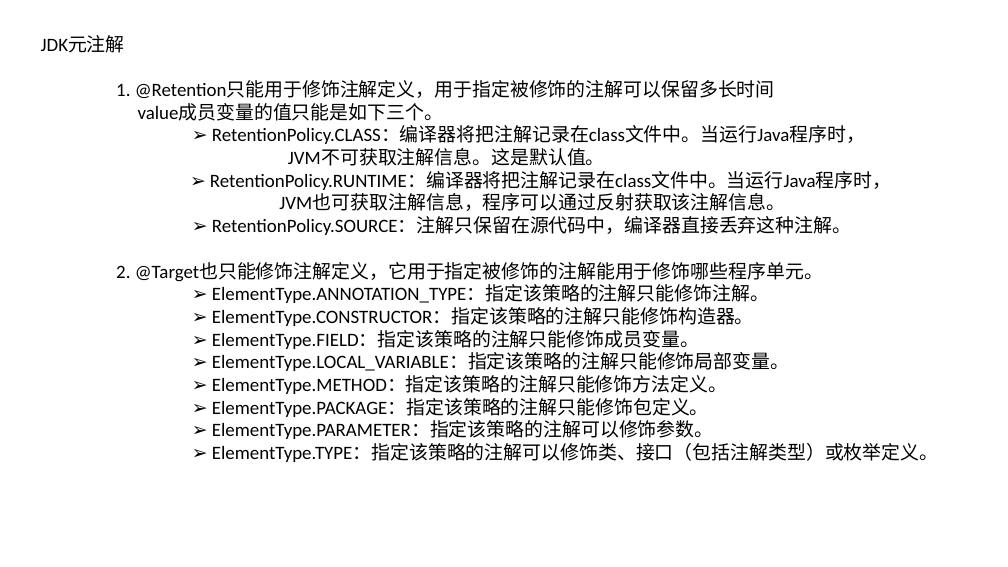
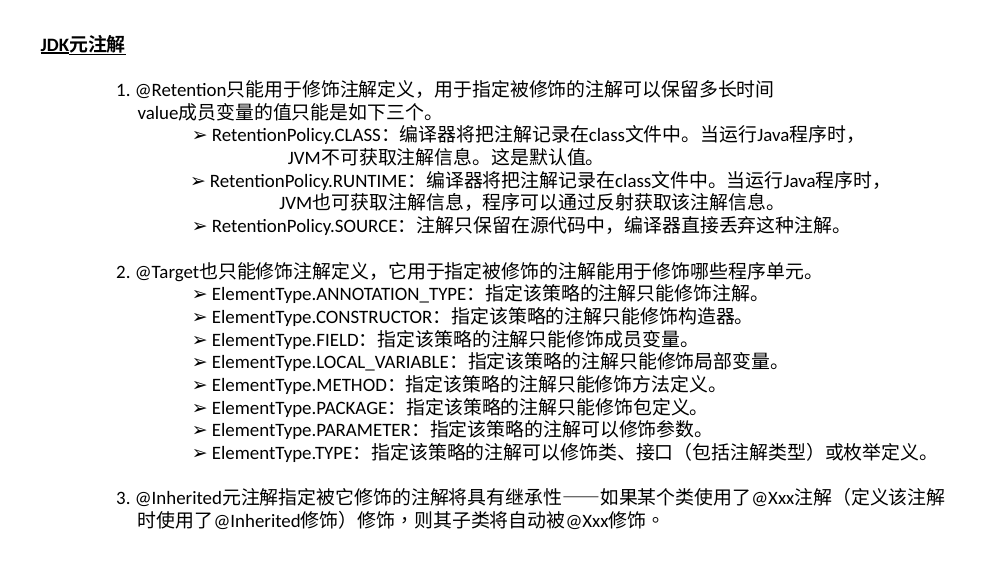
Before and after one commit to luchaojun/ChaojunStudy, a slide deck: slide 4 of JavaStudy/JavaStudyNote/Annotation/Java_Annotation.pptx. Drawn at 1008x567 pixels with LibreOffice and Linux fonts; fonts in the diff are those of the drawing. Boxes give left, top, right and bottom in pixels: in the first picture for what was removed or moved away, otherwise in the second. Text is boxed around its words. In the diff, an @@ line names an element or a change of style, - is before the commit and + after.

```diff
--- a/JavaStudy/JavaStudyNote/Annotation/Java_Annotation.pptx
+++ b/JavaStudy/JavaStudyNote/Annotation/Java_Annotation.pptx
@@ text at (41,35,126,56): bold on, underline on in "JDK元注解" @@
@@ text at (116,489,946,529): paragraphs added @@
+3. @Inherited元注解指定被它修饰的注解将具有继承性——如果某个类使用了@Xxx注解（定义该注解
+时使用了@Inherited修饰）修饰，则其子类将自动被@Xxx修饰。
```
Also in this commit, not shown: 1 other slide changed, 1 slide added.
